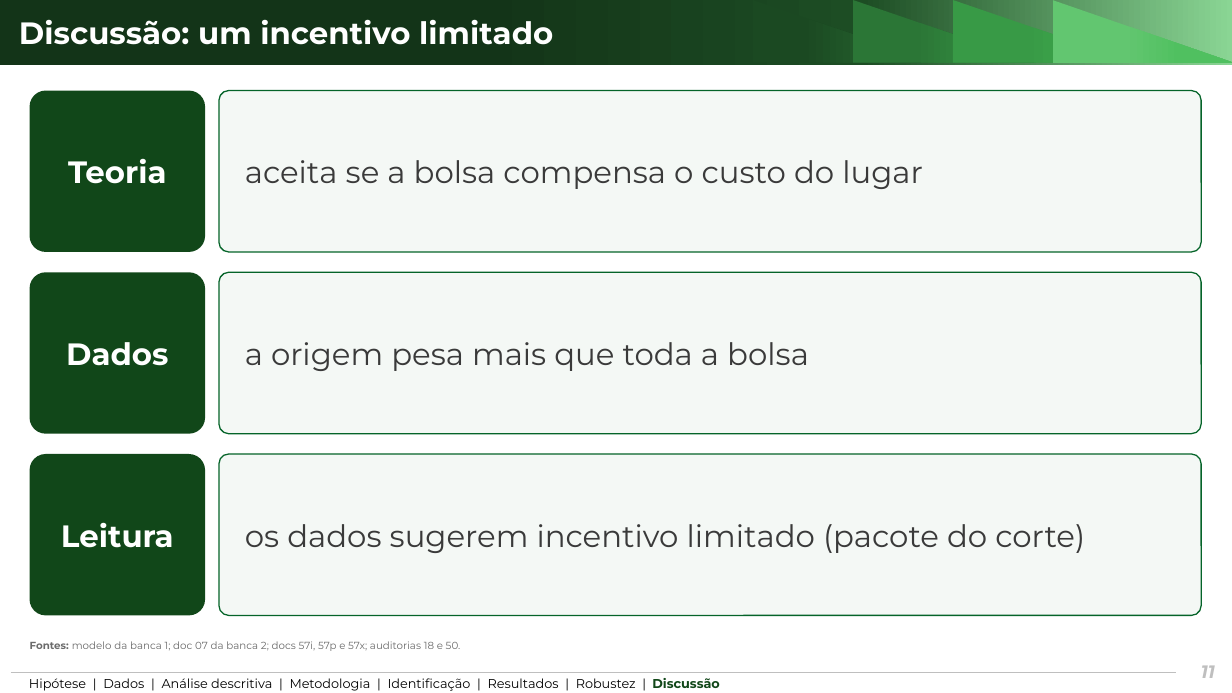
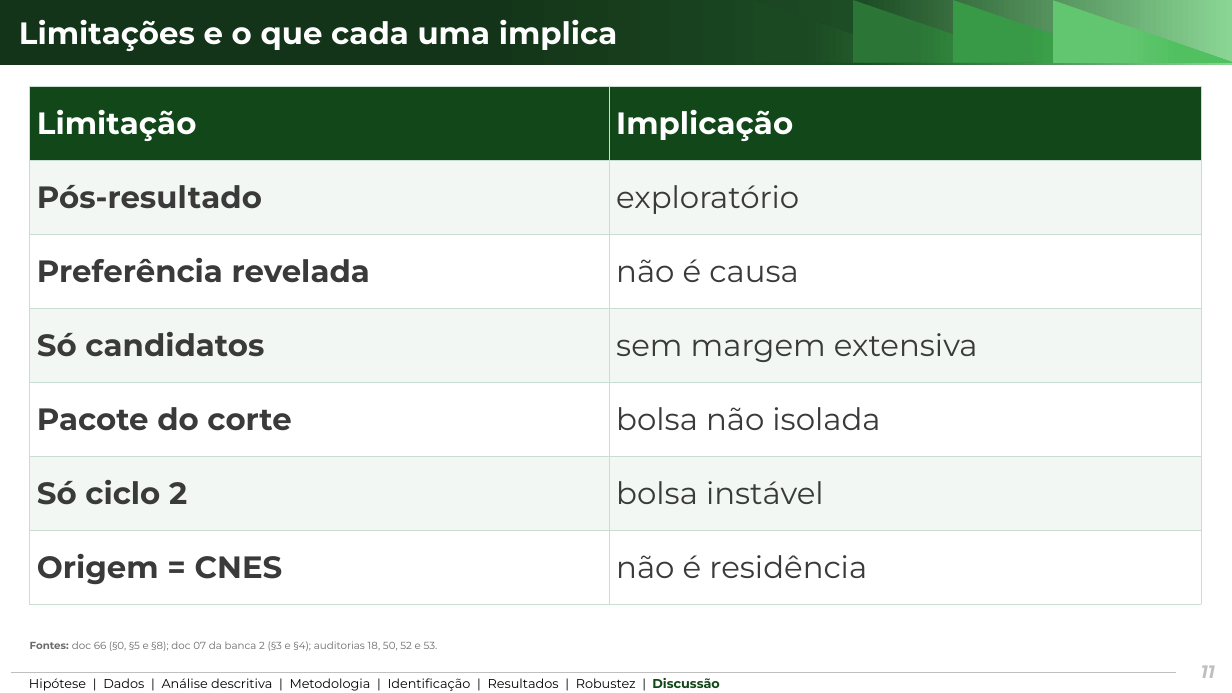
Before and after one commit to ka1victor/impact-eval-health-econ-pmme, a slide deck: slide 11 of output/apresentacao_banca2/deck_banca2_curto.pptx. Drawn at 1232x693 pixels with LibreOffice and Linux fonts; fonts in the diff are those of the drawing; background and template pictures are left out. Boxes give left, top, right and bottom in pixels: in the first picture for what was removed or moved away, otherwise in the second. Text is boxed around its words. In the diff, an @@ line names an element or a change of style, - is before the commit and + after.

```diff
--- a/output/apresentacao_banca2/deck_banca2_curto.pptx
+++ b/output/apresentacao_banca2/deck_banca2_curto.pptx
@@ title at (19, 19, 618, 51): text changed @@
-Discussão: um incentivo limitado
+Limitações e o que cada uma implica
@@ table added at (30, 86, 1202, 604), 7 rows, 2 columns @@
+Limitação | Implicação
+Pós-resultado | exploratório
+Preferência revelada | não é causa
+Só candidatos | sem margem extensiva
+Pacote do corte | bolsa não isolada
+Só ciclo 2 | bolsa instável
+Origem = CNES | não é residência
@@ rounded rectangle removed at (30, 91, 205, 252) @@
-Teoria
@@ rounded rectangle removed at (219, 91, 1202, 252) @@
-aceita se a bolsa compensa o custo do lugar
@@ rounded rectangle removed at (30, 273, 205, 434) @@
-Dados
@@ rounded rectangle removed at (219, 273, 1202, 434) @@
-a origem pesa mais que toda a bolsa
@@ rounded rectangle removed at (30, 454, 205, 616) @@
-Leitura
@@ rounded rectangle removed at (219, 454, 1202, 616) @@
-os dados sugerem incentivo limitado (pacote do corte)
@@ text at (30, 641, 438, 651): text changed @@
-Fontes: modelo da banca 1; doc 07 da banca 2; docs 57i, 57p e 57x; auditorias 18 e 50.
+Fontes: doc 66 (§0, §5 e §8); doc 07 da banca 2 (§3 e §4); auditorias 18, 50, 52 e 53.
```
Also in this commit, not shown: 8 other slides changed, 1 slide added, 1 slide removed, 30 other files.
